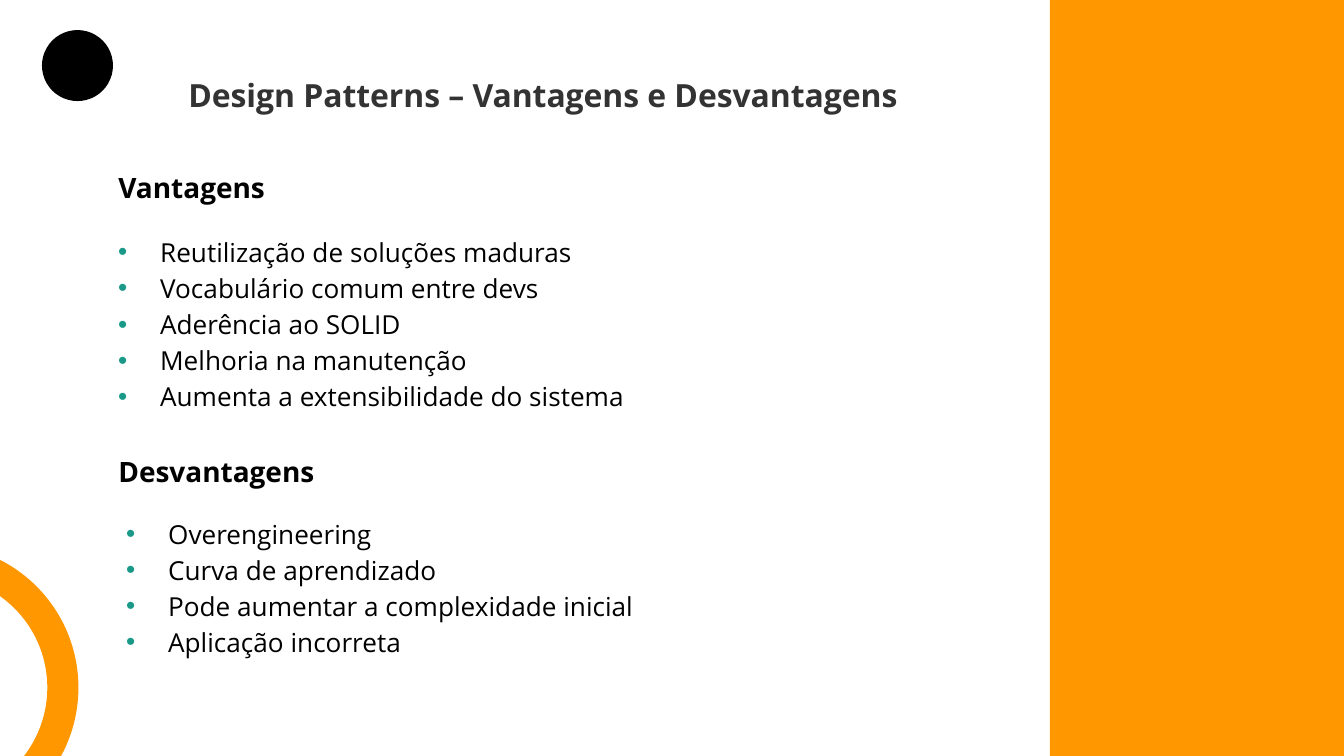
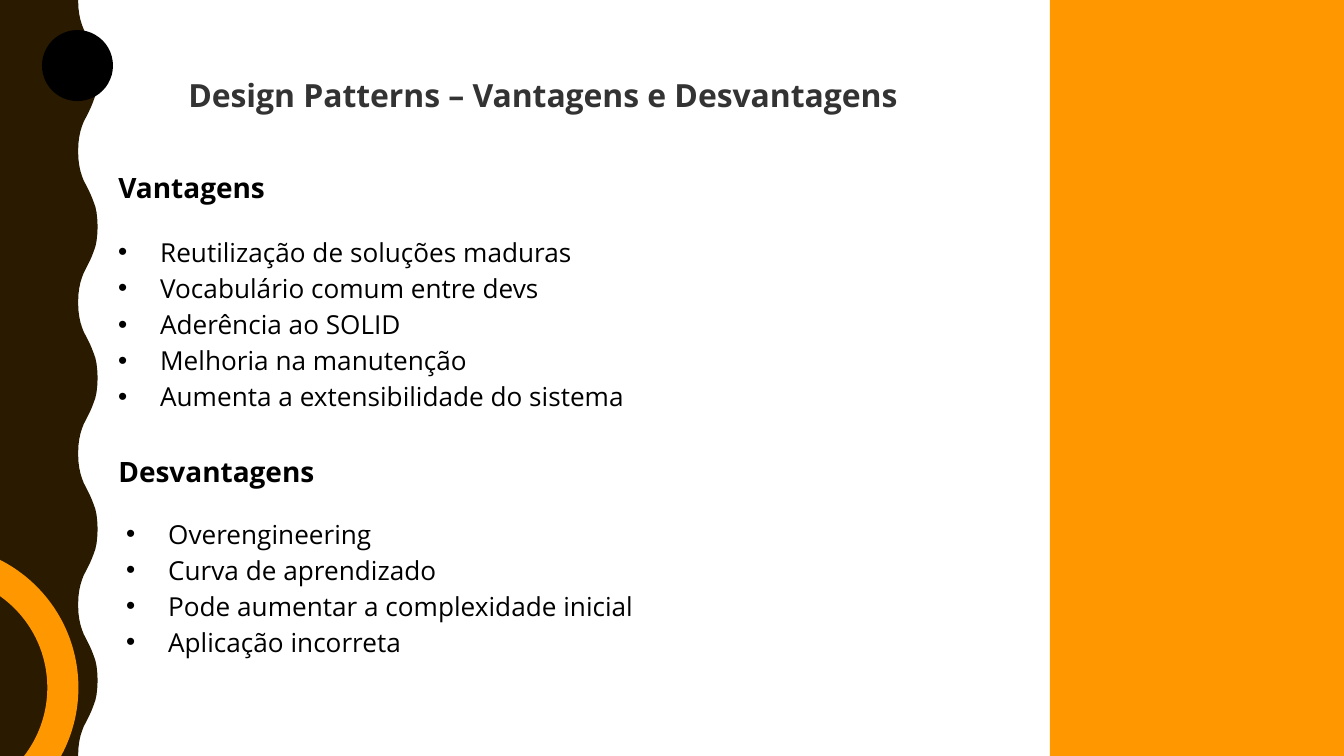
Before and after one commit to brunoduartec/workshops, a slide deck: slide 5 of Design Patterns/Design Patterns.pptx. Drawn at 1344x756 pixels with LibreOffice and Linux fonts; fonts in the diff are those of the drawing. Boxes give left, top, right and bottom in pixels: in the first picture for what was removed or moved away, otherwise in the second. Text is boxed around its words. In the diff, an @@ line names an element or a change of style, - is before the commit and + after.

```diff
--- a/Design Patterns/Design Patterns.pptx
+++ b/Design Patterns/Design Patterns.pptx
@@ freeform shape added at (x1=0, y1=0, x2=98, y2=755), fill #2A1A00 @@
@@ text "Reutilização de soluções maduras" at (x1=160, y1=242, x2=623, y2=407): bullet colour #1A9988 to #000000 @@
@@ text "Overengineering" at (x1=168, y1=525, x2=632, y2=659): bullet colour #1A9988 to #000000 @@
```
Also in this commit, not shown: 12 other slides changed, 3 slides added, 1 slide removed, 40 other files.
